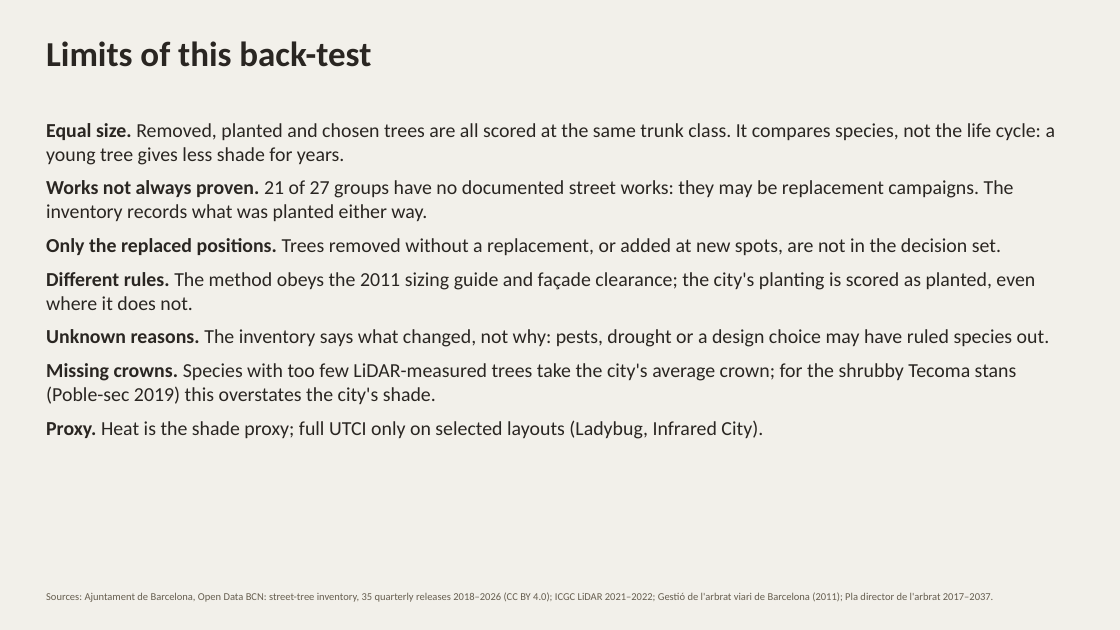
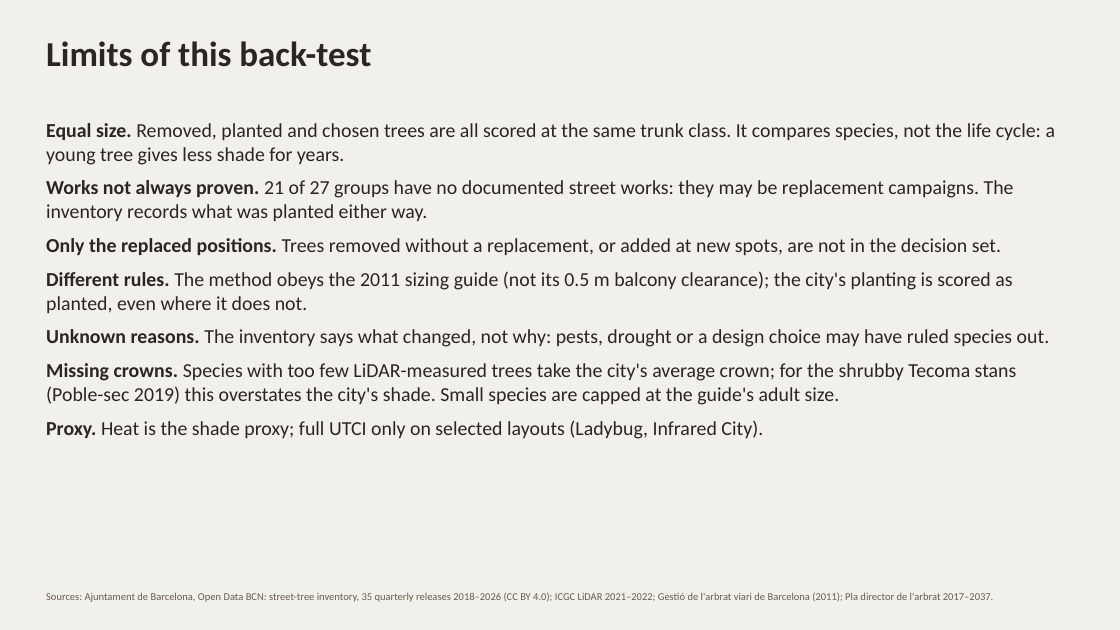
Before and after one commit to giofox96/shade-and-sponge, a slide deck: slide 12 of slides/backtest_works.pptx (slide 11 before the commit). Drawn at 1120x630 pixels with LibreOffice and Linux fonts; fonts in the diff are those of the drawing. Boxes give left, top, right and bottom in pixels: in the first picture for what was removed or moved away, otherwise in the second. Text is boxed around its words. In the diff, an @@ line names an element or a change of style, - is before the commit and + after.

```diff
--- a/slides/backtest_works.pptx
+++ b/slides/backtest_works.pptx
@@ text at (46,271,1012,313): text changed @@
-Different rules. The method obeys the 2011 sizing guide and façade clearance; the city's planting is scored as planted, even where it does not.
+Different rules. The method obeys the 2011 sizing guide (not its 0.5 m balcony clearance); the city's planting is scored as planted, even where it does not.
@@ text at (46,363,1017,405): text changed @@
-Missing crowns. Species with too few LiDAR-measured trees take the city's average crown; for the shrubby Tecoma stans (Poble-sec 2019) this overstates the city's shade.
+Missing crowns. Species with too few LiDAR-measured trees take the city's average crown; for the shrubby Tecoma stans (Poble-sec 2019) this overstates the city's shade. Small species are capped at the guide's adult size.
```
Also in this commit, not shown: 7 other slides changed, 1 slide added, 3 other files.
